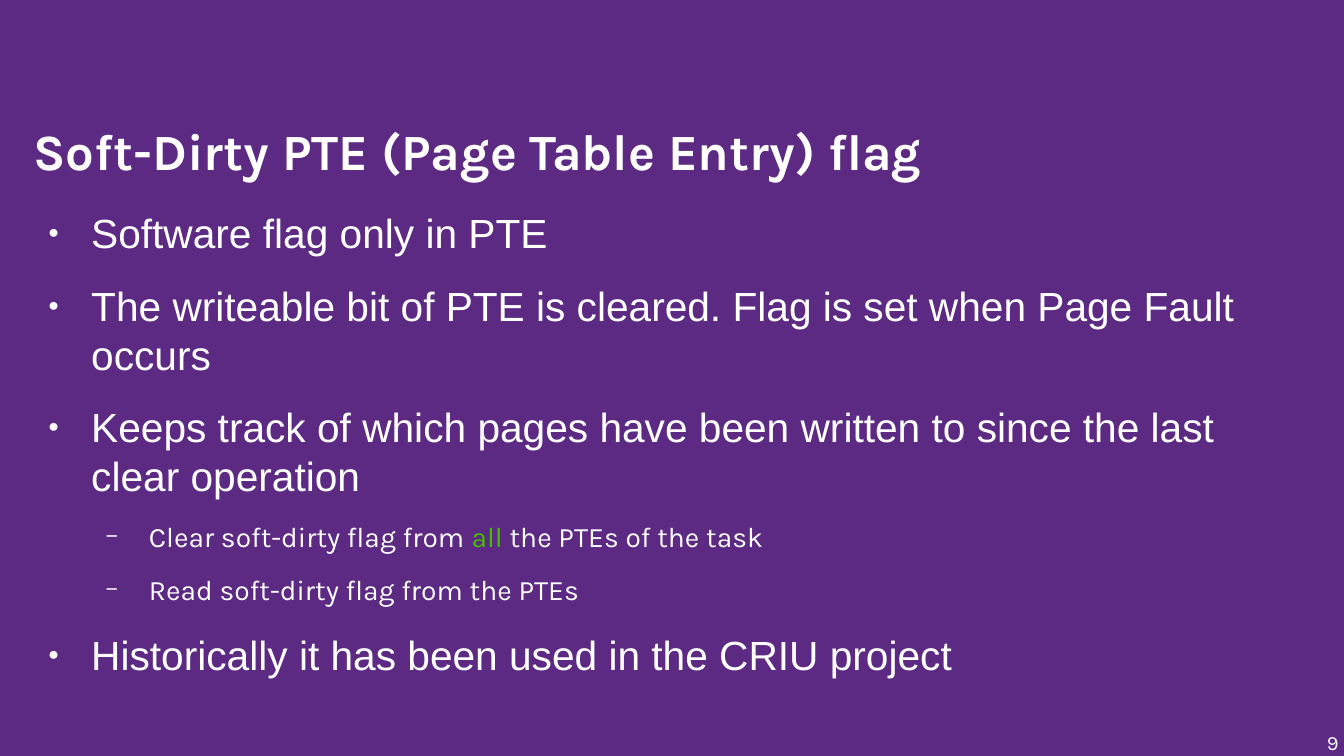
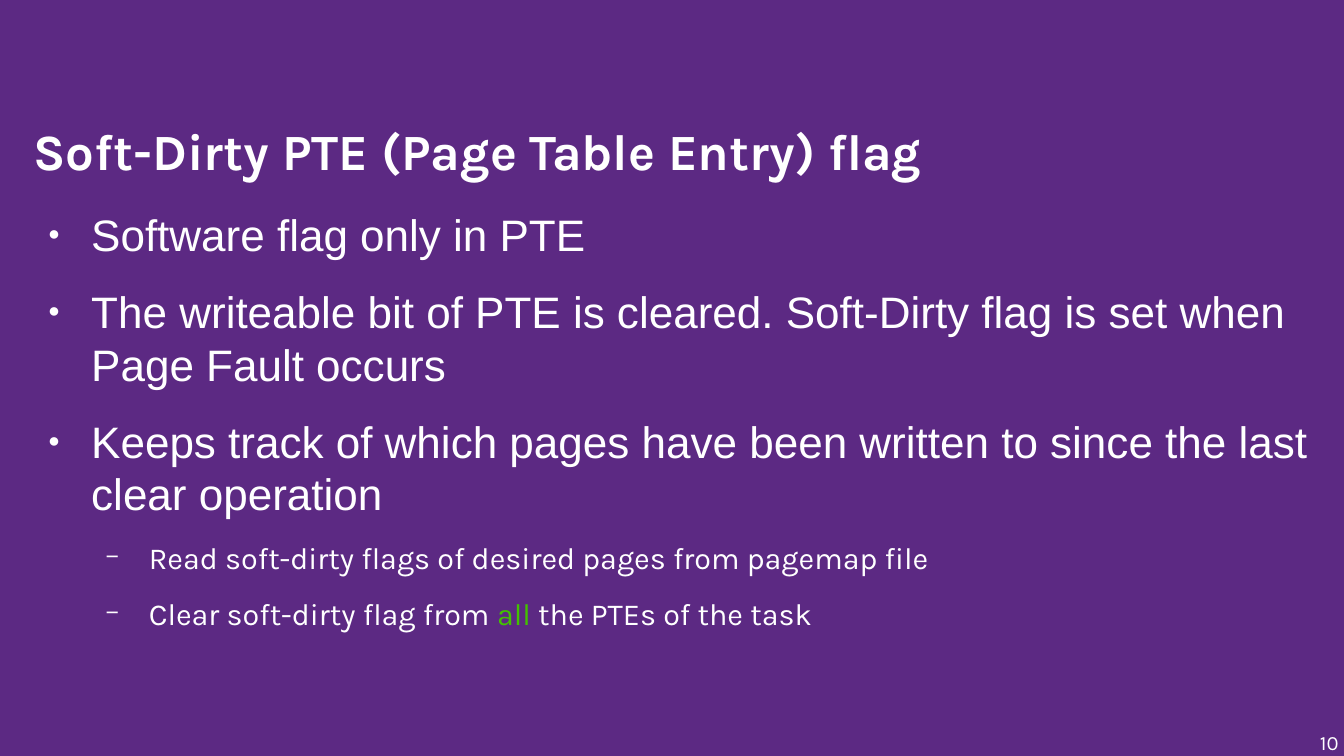
Before and after one commit to musamaanjum/presentations, a slide deck: slide 10 of Adding-Functionality-to-make-Windows-games-run-faster-on-Linux-v1.odp (slide 9 before the commit). Drawn at 1344x756 pixels with LibreOffice and Linux fonts; fonts in the diff are those of the drawing; background and template pictures are left out. Boxes give left, top, right and bottom in pixels: in the first picture for what was removed or moved away, otherwise in the second. Text is boxed around its words. In the diff, an @@ line names an element or a change of style, - is before the commit and + after.

```diff
--- a/Adding-Functionality-to-make-Windows-games-run-faster-on-Linux-v1.odp
+++ b/Adding-Functionality-to-make-Windows-games-run-faster-on-Linux-v1.odp
@@ text at (x1=91, y1=219, x2=1307, y2=633): size 24.1 to 26 pt in "Software flag only in PTE", "Keeps track of which pages have been ..."; size 16.6 to 18 pt in "Clear soft-dirty flag from all the PTEs ..." @@
@@ text at (x1=91, y1=296, x2=1285, y2=389): text changed; size 24.1 to 26 pt @@
-● The writeable bit of PTE is cleared. Flag is set when Page Fault occurs
+● The writeable bit of PTE is cleared. Soft-Dirty flag is set when Page Fault occurs
@@ text at (x1=149, y1=548, x2=929, y2=577): paragraph added @@
+  − Read soft-dirty flags of desired pages from pagemap file
@@ text at (x1=91, y1=580, x2=952, y2=678): paragraphs removed @@
-  − Read soft-dirty flag from the PTEs
-● Historically it has been used in the CRIU project
@@ page number at (x1=1320, y1=737, x2=1339, y2=750): text changed @@
-9
+10
```
Also in this commit, not shown: 17 other slides changed, 3 slides added, 2 slides removed.
